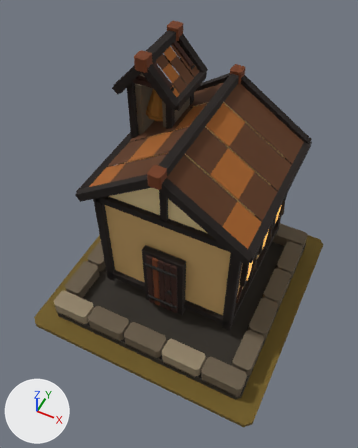
What one commit did to the glTF model art/chapel_t2/chapel_t2.glb.
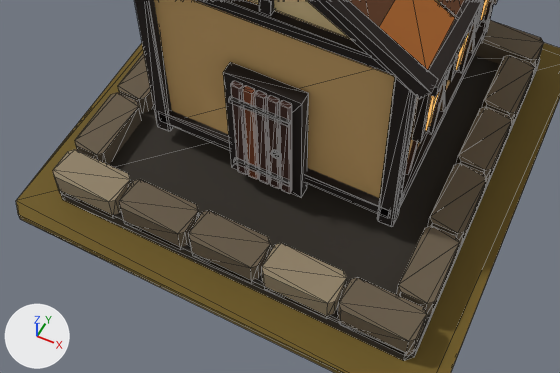
Old and new are each drawn whole from a camera (50 mm lens) standing at (1.31, -2.83, 4.41) and looking at (-0.02, -0.16, 1.08) and again close up on the part from 7% to 88% of the width and 48% to 91% of the height. The axes (+X, +Y, +Z) are drawn at lower left. The lights are the same throughout. The older version's two pictures come first. The close-ups show mesh edges as thin lines.

Names of what the first close-up shows: 'MMR | chapel | T02 Architecture.001', 'MMR | chapel | Tier 02 Ground.001'.
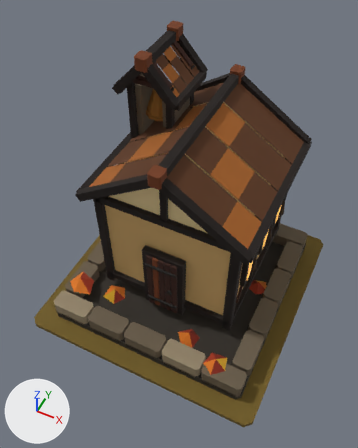
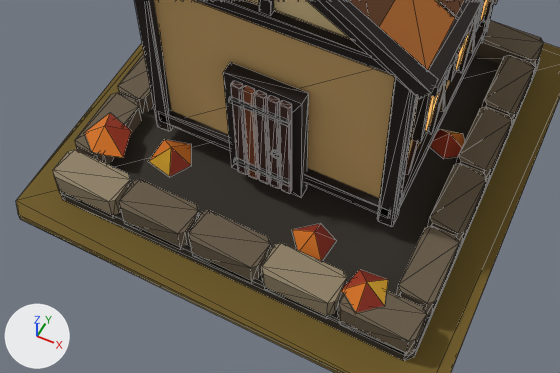
What changed in the scene script:
```text
Add me_mmr___chapel___t02_autumn_dressing_001:
    me_mmr___chapel___t02_autumn_dressing_001.from_pydata(...)  # 30 vertices, 25 faces; spans x -0.99..0.86, y -0.99..0.27, z 0.08..0.32
    me_mmr___chapel___t02_autumn_dressing_001.materials.append(mat_mmr___shared_palette_atlas)  # picture img_mmr_shared_color_palette_64
Add ob_mmr___chapel___t02_autumn_dressing_001:
    ob_mmr___chapel___t02_autumn_dressing_001 = bpy.data.objects.new('MMR | chapel | T02 Autumn Dressing.001', me_mmr___chapel___t02_autumn_dressing_001)
    ob_mmr___chapel___t02_autumn_dressing_001.location = (0.0, 0.0, 0.05)
```

Pixel boxes [x1, y1, x2, y2] of what changed, in the close-ups (560 x 373 px):
'MMR | chapel | T02 Autumn Dressing.001', added
    after: [85, 113, 465, 313]
